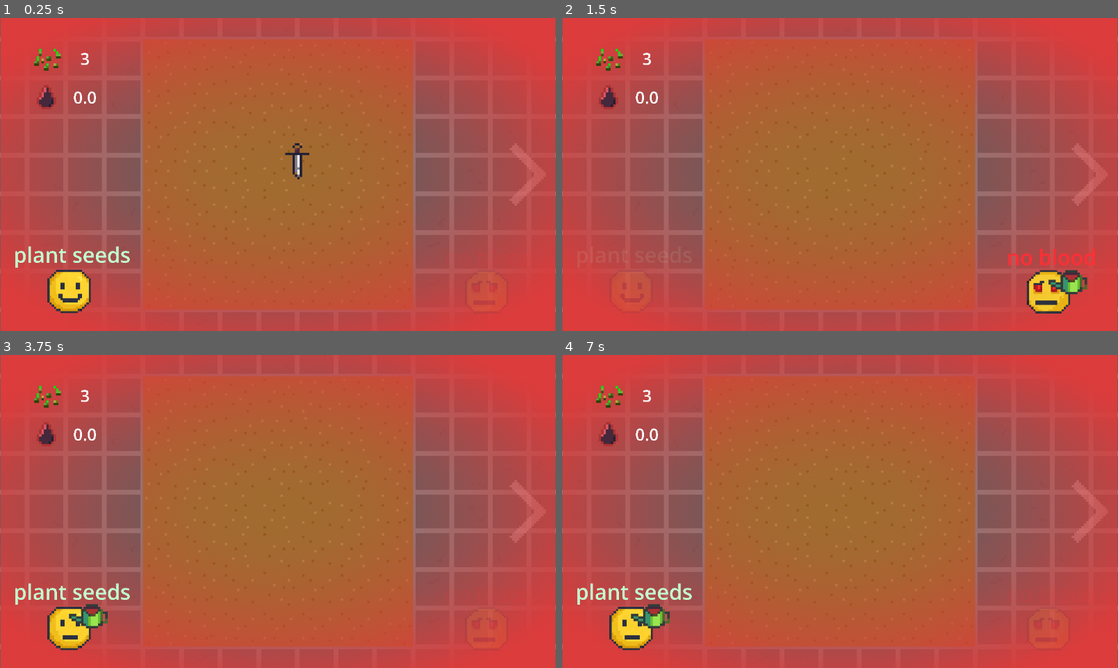
Above: before the commit, frames 1-4 (two rows, left to right).
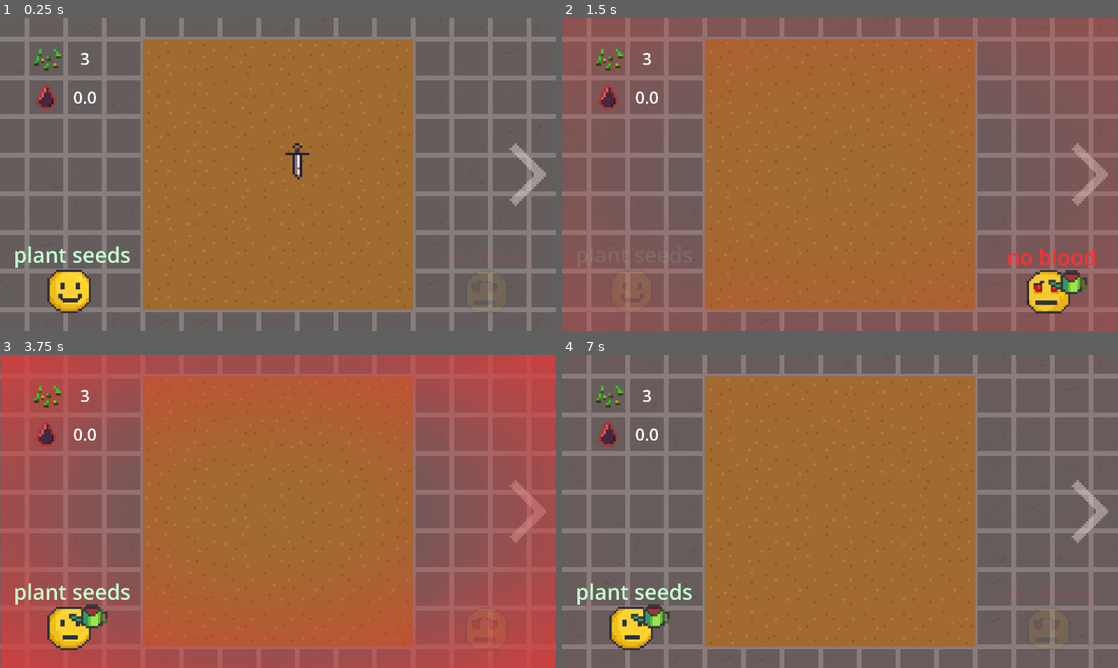
Above: after the commit, the same moments.

Repository: aeriab/giftjam_lebron
Game: Godot game, scene res://main/main.tscn
Same seed, same stepped clock (60 frames per second), same inputs: the game is played once before the commit and once after it.
Inputs (mouse positions are in pixels of both pictures, inside the frame that each line leads up to):
- Up to frame 1 (0.25 s): no input
- Up to frame 2 (1.5 s): click (628, 290) at 0.5 s; click (1051, 293) at 1.25 s
- Up to frame 3 (3.75 s): click (528, 511) at 2 s; click (66, 511) at 2.75 s; click (66, 627) at 3.5 s
- Up to frame 4 (7 s): click (1051, 630) at 4.25 s; click (1090, 511) at 5 s; click (628, 511) at 5.75 s; click (628, 627) at 6.5 s

The runs differ from the first frame. In frame 1, 66% of the frame differs, in the area x 0-100%, y 0-100%; in frame 2, 55%; in frame 3, 20%; in frame 4, 65%.

Commit message:
animated vignette :)

Diff:
--- /dev/null
+++ b/UI/vignette.gd
@@ -0,0 +1,19 @@
+extends ColorRect
+
+@export var mat: ShaderMaterial
+var loaded: bool = false
+var tween_duration: float = 0.5 #sec
+
+func _process(delta: float) -> void:
+	if Global.evil_mode and not loaded:
+		loaded = true
+		create_tween().tween_property(
+			mat, "shader_parameter/vignette_strength", 1.5, tween_duration
+		).set_trans(Tween.TRANS_SINE).set_ease(Tween.EASE_IN_OUT)
+		#mat.set_shader_parameter("vignette_strength", 1.5)
+	elif not Global.evil_mode and loaded:
+		loaded = false
+		create_tween().tween_property(
+			mat, "shader_parameter/vignette_strength", 0.0, tween_duration
+		).set_trans(Tween.TRANS_SINE).set_ease(Tween.EASE_IN_OUT)
+		#mat.set_shader_parameter("vignette_strength", 0)
--- a/main/main.tscn
+++ b/main/main.tscn
@@ -1,10 +1,11 @@
-[gd_scene load_steps=24 format=3 uid="uid://cbd5qse08rnon"]
+[gd_scene load_steps=25 format=3 uid="uid://cbd5qse08rnon"]
 
 [ext_resource type="Script" uid="uid://csoxy0k242tvl" path="res://main/camera_2d.gd" id="1_3wy1v"]
 [ext_resource type="PackedScene" uid="uid://cdy6fef102nbh" path="res://plant_minigame.tscn" id="1_pjrb6"]
 [ext_resource type="PackedScene" uid="uid://dohj4615xds12" path="res://UI/ui.tscn" id="2_xwkvk"]
-[ext_resource type="Shader" uid="uid://dekbcjvnde3yh" path="res://main/vignette.gdshader" id="3_0i4oc"]
+[ext_resource type="Shader" uid="uid://dekbcjvnde3yh" path="res://UI/vignette.gdshader" id="3_0i4oc"]
 [ext_resource type="Script" uid="uid://bbx7s75li7nm5" path="res://main/cursor_setter.gd" id="3_xwkvk"]
+[ext_resource type="Script" uid="uid://bm4kxccyya0q6" path="res://UI/vignette.gd" id="4_bsumw"]
 [ext_resource type="Texture2D" uid="uid://bv3l5syoqshv6" path="res://assets/Arrow.png" id="4_c651c"]
 [ext_resource type="PackedScene" uid="uid://bcfydsopsdlh7" path="res://sheep_minigame.tscn" id="4_kfbq2"]
 [ext_resource type="Script" uid="uid://b3ubw8dks0sh6" path="res://main/bind_cursor.gd" id="6_4dugh"]
@@ -15,7 +16,7 @@
 shader = ExtResource("3_0i4oc")
 shader_parameter/inner_radius = 0.03
 shader_parameter/outer_radius = 1.0
-shader_parameter/vignette_strength = 1.5
+shader_parameter/vignette_strength = 0.0
 shader_parameter/dither_strength = 0.1
 shader_parameter/vignette_color = Color(0.862745, 0.235294, 0.235294, 1)
 
@@ -23,7 +24,7 @@
 shader = ExtResource("3_0i4oc")
 shader_parameter/inner_radius = 0.03
 shader_parameter/outer_radius = 1.0
-shader_parameter/vignette_strength = 1.5
+shader_parameter/vignette_strength = 0.0
 shader_parameter/dither_strength = 0.1
 shader_parameter/vignette_color = Color(0.862745, 0.235294, 0.235294, 1)
 
@@ -240,6 +241,8 @@
 grow_vertical = 2
 mouse_filter = 2
 color = Color(1, 0.27451, 0.27451, 1)
+script = ExtResource("4_bsumw")
+mat = SubResource("ShaderMaterial_bsumw")
 
 [node name="VignetteShap" type="ColorRect" parent="Camera2D"]
 top_level = true
@@ -257,6 +260,8 @@
 grow_vertical = 2
 mouse_filter = 2
 color = Color(1, 0.27451, 0.27451, 1)
+script = ExtResource("4_bsumw")
+mat = SubResource("ShaderMaterial_0i4oc")
 
 [node name="PlantMinigame" parent="." instance=ExtResource("1_pjrb6")]
 
Not shown, added: UI/vignette.gd.uid
Renamed: main/vignette.gdshader -> UI/vignette.gdshader
Renamed: main/vignette.gdshader.uid -> UI/vignette.gdshader.uid
